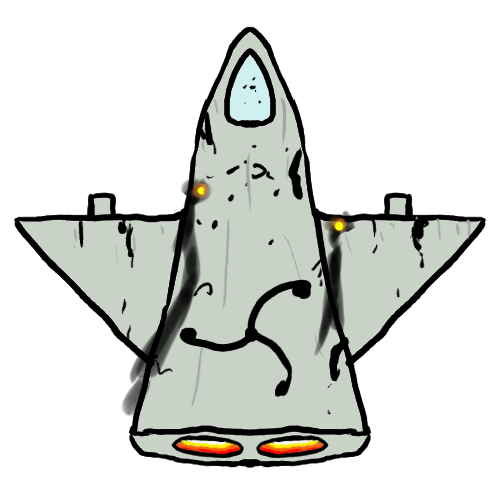
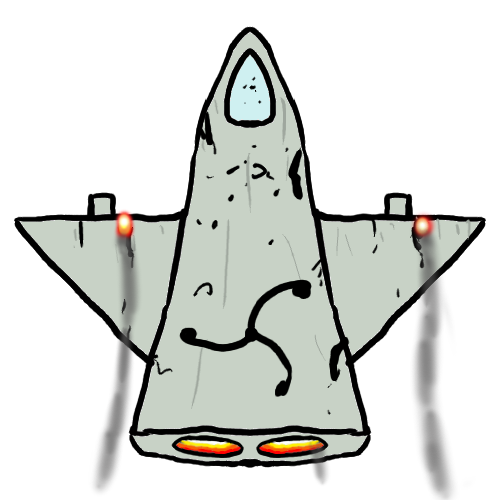
Revision of a layered 500 × 500 image; what changed, layer by layer:
painted on "smokin" over [90, 177, 472, 500]
